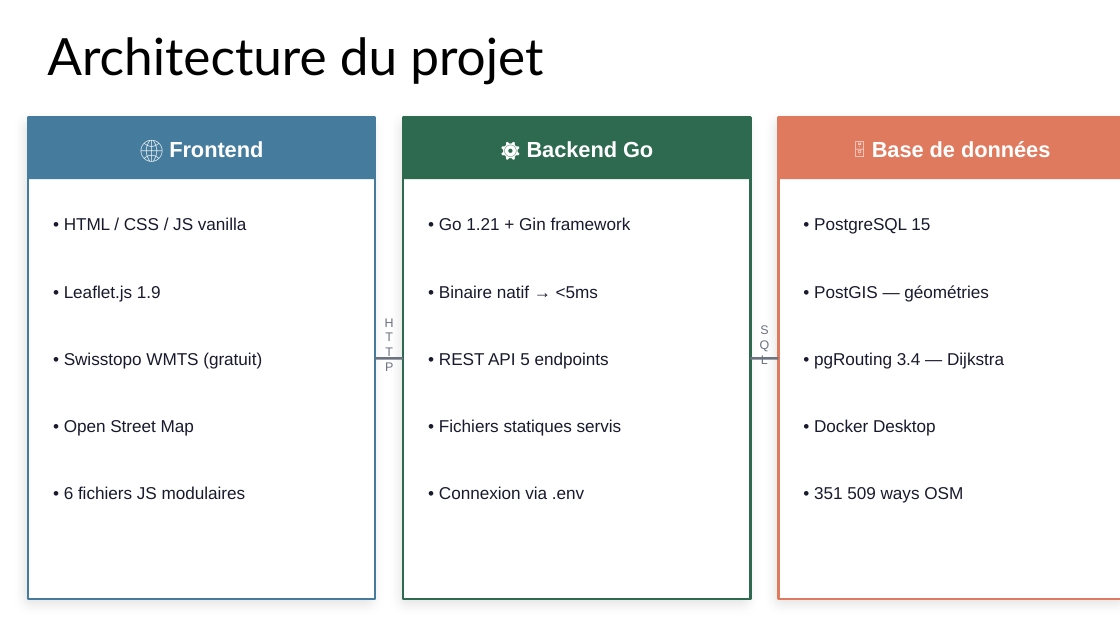
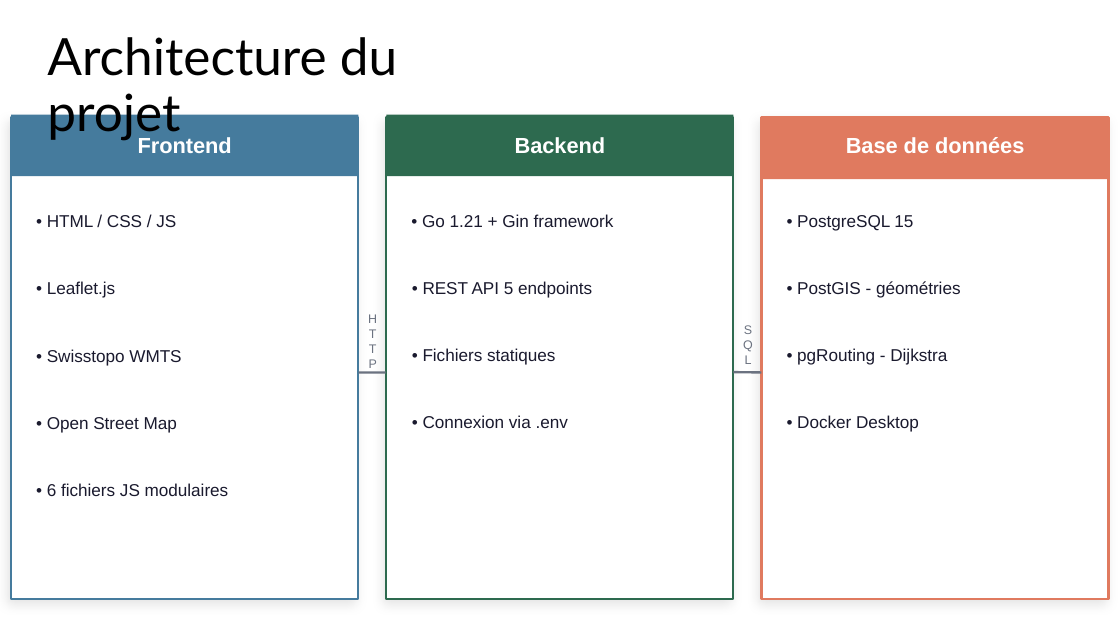
Before and after one commit to Fabio-gio/GIN_projet, a slide deck: slide 5 of ChronoPath_Presentation.pptx. Drawn at 1120x630 pixels with LibreOffice and Linux fonts; fonts in the diff are those of the drawing. Boxes give left, top, right and bottom in pixels: in the first picture for what was removed or moved away, otherwise in the second. Text is boxed around its words. In the diff, an @@ line names an element or a change of style, - is before the commit and + after.

Commit message:
docs: commentaires complets JS, Go, HTML, CSS, SQL

```diff
--- a/ChronoPath_Presentation.pptx
+++ b/ChronoPath_Presentation.pptx
@@ text "Architecture du projet" rewrapped from [47, 37, 543, 85] to [47, 37, 397, 141] @@
@@ text "02 — Architecture technique" rewrapped from [53, 37, 642, 76] to [53, 37, 424, 103] @@
@@ 4 rectangles, 2 texts: place and size @@
-4 rectangles, 2 texts at [28, 118, 1120, 599]
+4 rectangles, 2 texts at [11, 118, 1109, 599]
@@ 5 texts, 2 rectangles: place and size @@
-5 texts, 2 rectangles at [28, 118, 936, 499]
+5 texts, 2 rectangles at [11, 114, 919, 496]
@@ text at [138, 137, 232, 153]: text changed @@
-🌐 Frontend
+Frontend
@@ text at [515, 137, 606, 154]: text changed @@
-⚙️ Backend Go
+Backend
@@ text at [846, 137, 1024, 153]: text changed @@
-🗄️ Base de données
+Base de données
@@ text at [47, 215, 176, 227]: text changed @@
-• HTML / CSS / JS vanilla
+• HTML / CSS / JS
@@ text "• REST API 5 endpoints": place and size @@
-text "• REST API 5 endpoints" at [439, 352, 609, 369]
+text "• REST API 5 endpoints" at [423, 281, 592, 298]
@@ text at [47, 281, 115, 298]: text changed @@
-• Leaflet.js 1.9
+• Leaflet.js
@@ text removed at [439, 285, 598, 298] @@
-• Binaire natif → <5ms
@@ text at [797, 281, 961, 298]: text changed @@
-• PostGIS — géométries
+• PostGIS - géométries
@@ text at [47, 349, 181, 366]: text changed @@
-• Swisstopo WMTS (gratuit)
+• Swisstopo WMTS
@@ text at [423, 348, 555, 365]: text changed @@
-• Fichiers statiques servis
+• Fichiers statiques
@@ text at [797, 348, 947, 365]: text changed @@
-• pgRouting 3.4 — Dijkstra
+• pgRouting - Dijkstra
@@ line moved from (376, 359) - (403, 359) to (359, 373) - (386, 372) @@
@@ line moved from (750, 359) - (779, 359) to (734, 372) - (762, 372) @@
@@ text "• Connexion via .env": place and size @@
-text "• Connexion via .env" at [439, 486, 584, 499]
+text "• Connexion via .env" at [423, 415, 568, 428]
@@ text removed at [814, 487, 963, 503] @@
-• 351 509 ways OSM
```
Also in this commit, not shown: 6 other slides changed, 18 other files.
